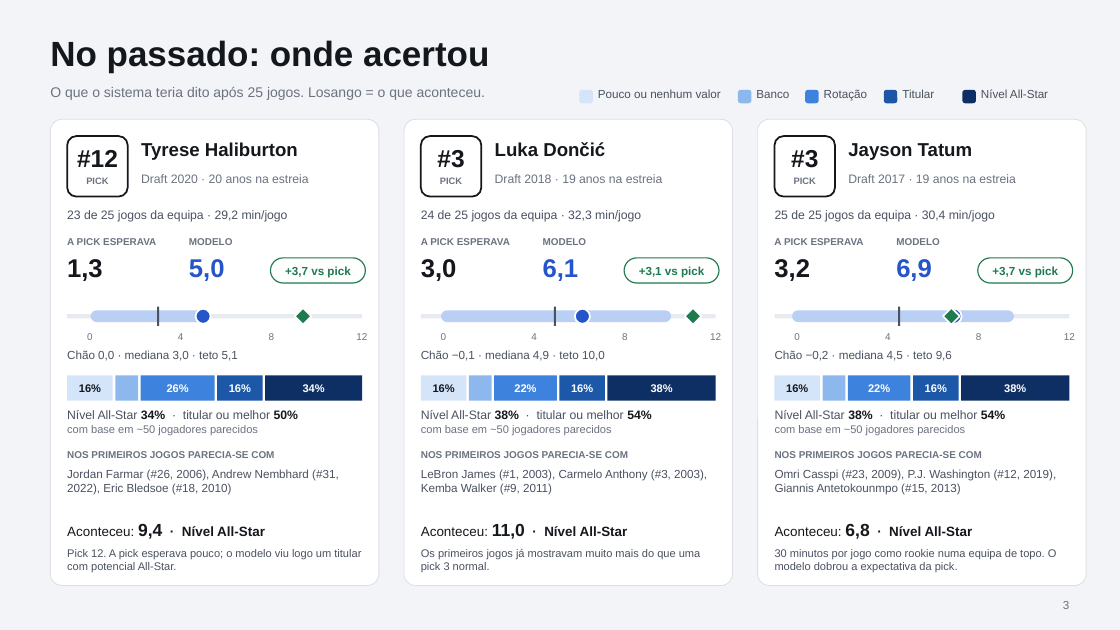
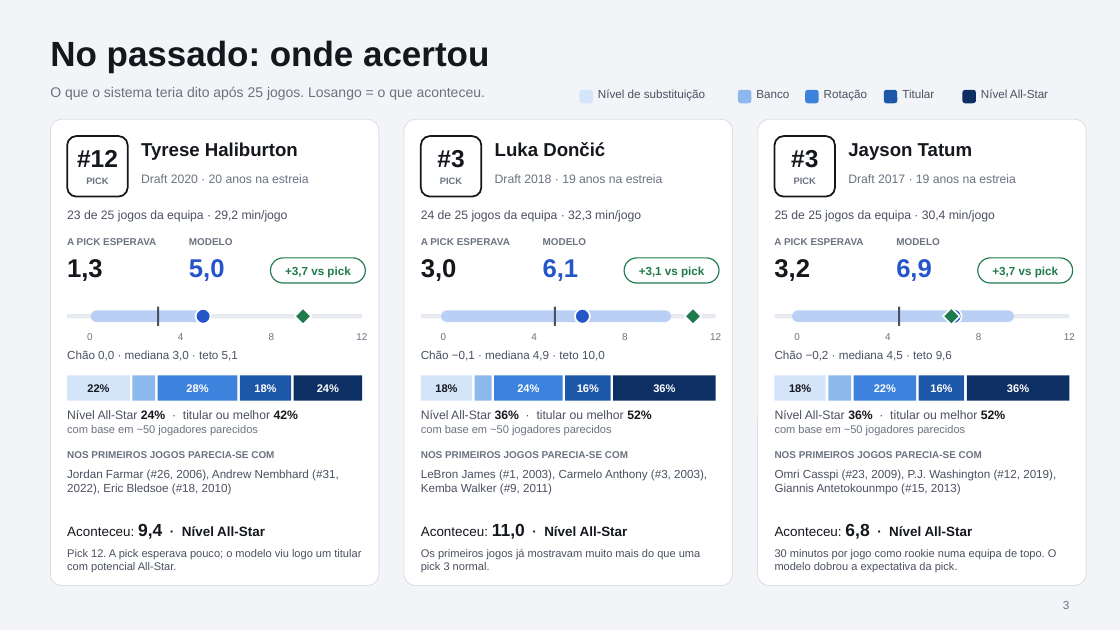
Before and after one commit to coelho121/rookie-projection, a slide deck: slide 3 of reports/rookies_2026_cards.pptx. Drawn at 1120x630 pixels with LibreOffice and Linux fonts; fonts in the diff are those of the drawing. Boxes give left, top, right and bottom in pixels: in the first picture for what was removed or moved away, otherwise in the second. Text is boxed around its words. In the diff, an @@ line names an element or a change of style, - is before the commit and + after.

```diff
--- a/reports/rookies_2026_cards.pptx
+++ b/reports/rookies_2026_cards.pptx
@@ text at box(598, 89, 705, 101): text changed @@
-Pouco ou nenhum valor
+Nível de substituição
@@ rectangle: place and size @@
-rectangle at box(67, 376, 113, 401)
+rectangle at box(67, 376, 130, 401)
@@ text at box(87, 384, 109, 392): text changed @@
-16%
+22%
@@ rectangle: place and size @@
-rectangle at box(115, 376, 138, 401)
+rectangle at box(133, 376, 155, 401)
@@ rectangle: place and size @@
-rectangle at box(140, 376, 214, 401)
+rectangle at box(158, 376, 238, 401)
@@ text at box(186, 384, 208, 392): text changed @@
-26%
+28%
@@ rectangle: place and size @@
-rectangle at box(218, 376, 263, 401)
+rectangle at box(240, 376, 292, 401)
@@ text at box(254, 384, 276, 392): text changed @@
-16%
+18%
@@ rectangle: place and size @@
-rectangle at box(266, 376, 362, 401)
+rectangle at box(294, 376, 362, 401)
@@ text at box(317, 384, 339, 392): text changed @@
-34%
+24%
@@ rectangle: place and size @@
-rectangle at box(421, 376, 466, 401)
+rectangle at box(421, 376, 472, 401)
@@ text at box(435, 384, 457, 392): text changed @@
-16%
+18%
@@ rectangle: place and size @@
-rectangle at box(469, 376, 492, 401)
+rectangle at box(475, 376, 492, 401)
@@ rectangle: place and size @@
-rectangle at box(494, 376, 557, 401)
+rectangle at box(494, 376, 562, 401)
@@ text at box(517, 384, 539, 392): text changed @@
-22%
+24%
@@ rectangle: place and size @@
-rectangle at box(607, 376, 716, 401)
+rectangle at box(613, 376, 716, 401)
@@ text at box(653, 384, 675, 392): text changed @@
-38%
+36%
@@ rectangle: place and size @@
-rectangle at box(775, 376, 820, 401)
+rectangle at box(775, 376, 826, 401)
@@ text at box(789, 384, 811, 392): text changed @@
-16%
+18%
@@ 4 rectangles, 3 texts: place and size @@
-4 rectangles, 3 texts at box(560, 376, 959, 401)
+4 rectangles, 3 texts at box(565, 376, 965, 401)
@@ rectangle: place and size @@
-rectangle at box(961, 376, 1070, 401)
+rectangle at box(967, 376, 1070, 401)
@@ text at box(1007, 384, 1029, 392): text changed @@
-38%
+36%
@@ text at box(67, 410, 298, 419): text changed @@
-Nível All-Star 34% · titular ou melhor 50%
+Nível All-Star 24% · titular ou melhor 42%
@@ text at box(421, 410, 651, 419): text changed @@
-Nível All-Star 38% · titular ou melhor 54%
+Nível All-Star 36% · titular ou melhor 52%
@@ text at box(775, 410, 1005, 419): text changed @@
-Nível All-Star 38% · titular ou melhor 54%
+Nível All-Star 36% · titular ou melhor 52%
```
Also in this commit, not shown: 14 other slides changed, 10 other files.
